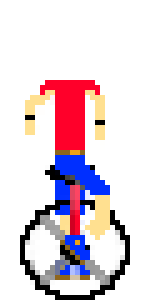
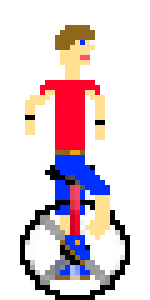
Revision of a layered 150x300 image; what changed, layer by layer:
renamed "Head" to "Layer 3", showed it, painted on it over [55, 25, 95, 80]
